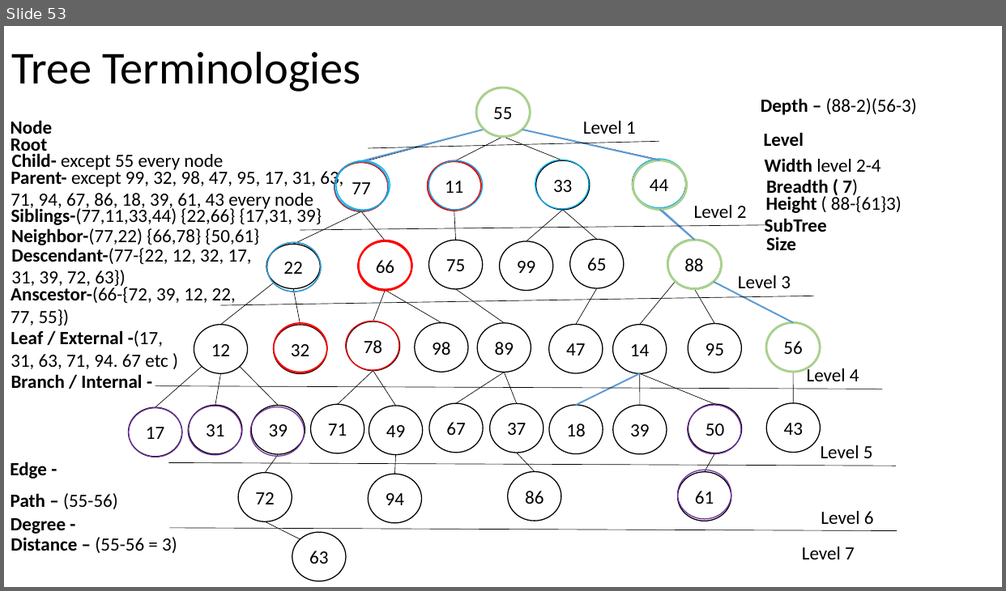
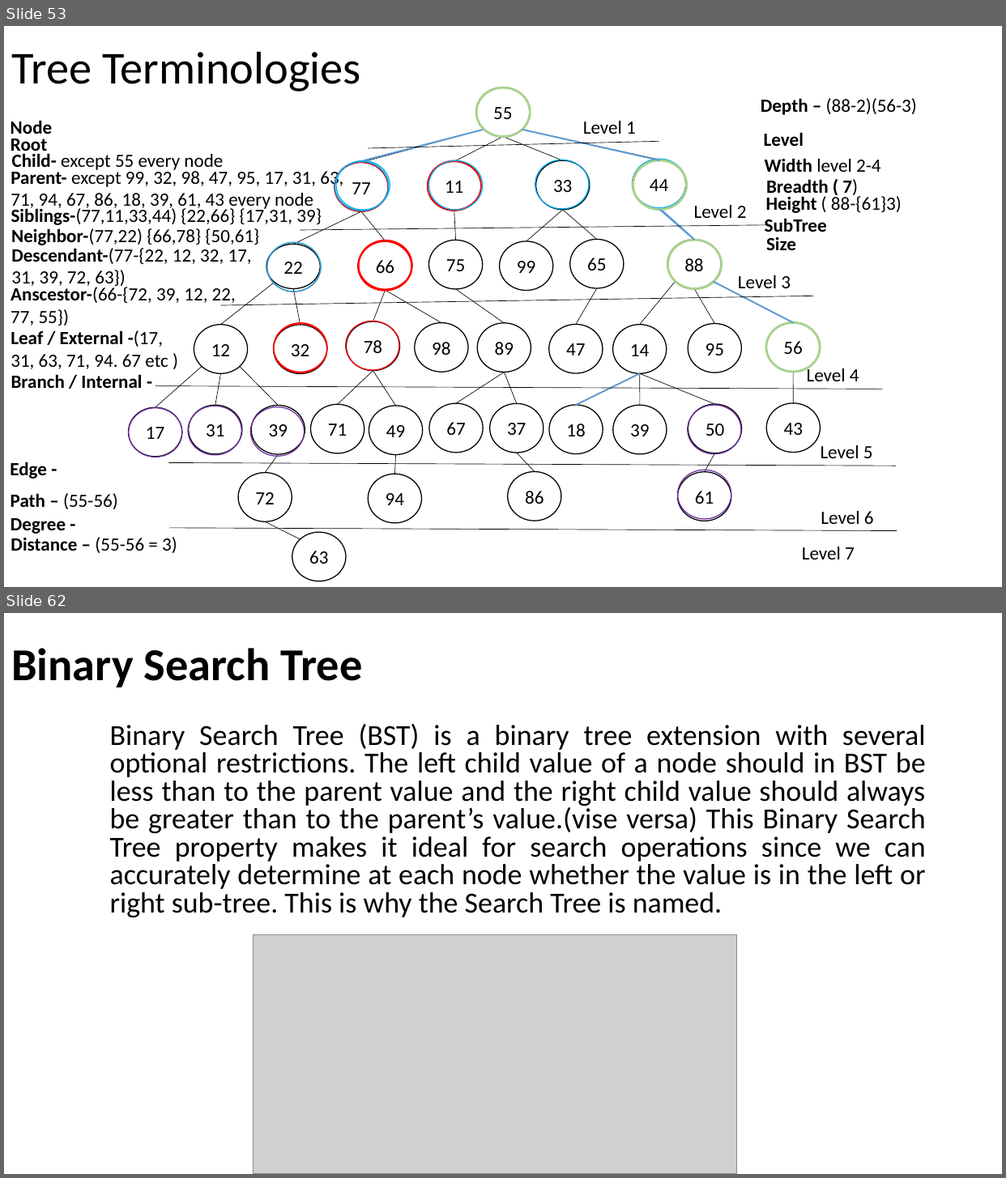
Before and after one commit to AshutoshDemoProjects/MyNotes, a slide deck: tech/PPT/DATA STRUCTURE.pptx. Shown one above the other, each under a label of ours: slide 53 before the commit, slides 53 and 62 after it; the slides between them are not shown. The pictures are 1006x591 and 1006x1178 pixels, drawn with LibreOffice and Linux fonts; fonts in the diff are those of the drawing; grey boxes stand for pictures. Boxes give left, top, right and bottom in pixels: in the first picture for what was removed or moved away, otherwise in the second. Text is boxed around its words. In the diff, an @@ line names an element or a change of style, - is before the commit and + after.

Commit message:
Tree types

```diff
--- a/tech/PPT/DATA STRUCTURE.pptx
+++ b/tech/PPT/DATA STRUCTURE.pptx
@@ slide 62 added at <box>4,613,1002,1174</box>, background #FFFFFF @@
@@ title added at <box>11,648,362,688</box>, 44 pt, text #000000, bold @@
+Binary Search Tree
@@ text added at <box>110,724,926,918</box>, 28 pt, text #000000 @@
+Binary Search Tree (BST) is a binary tree extension with several optional restrictions. The left child value of a node should in BST be less than to the parent value and the right child value should always be greater than to the parent’s value.(vise versa) This Binary Search Tree property makes it ideal for search operations since we can accurately determine at each node whether the value is in the left or right sub-tree. This is why the Search Tree is named.
@@ picture added at <box>253,935,737,1174</box> @@
```
Also in this commit, not shown: 12 other slides added.
